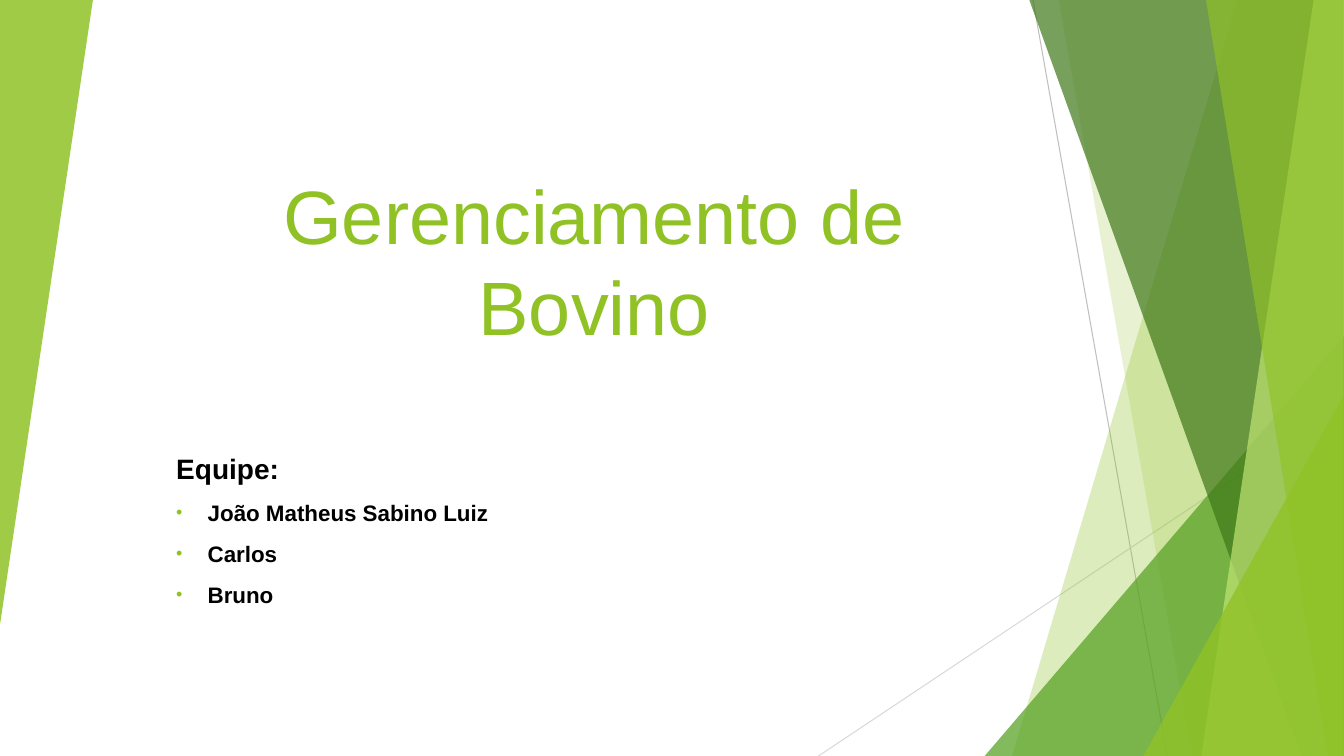
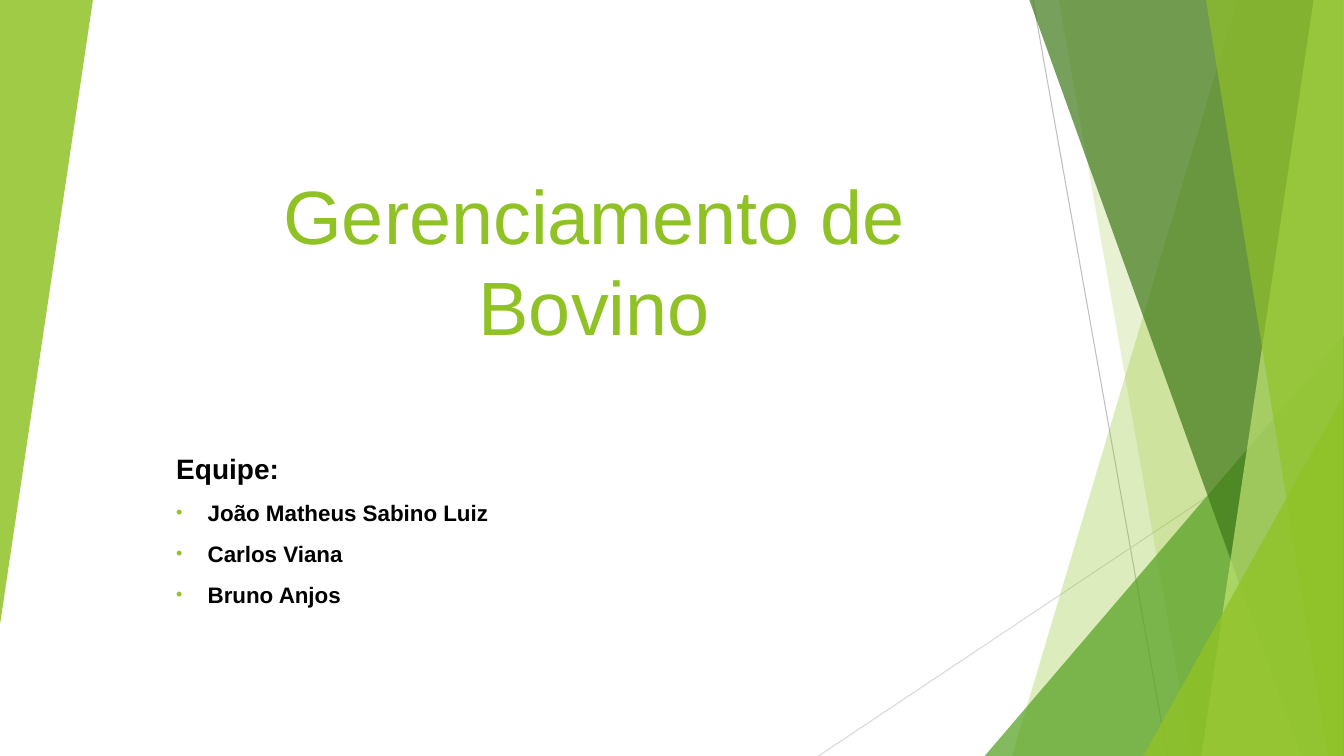
Before and after one commit to chav1985/GerenciamentoBovinos, a slide deck: slide 1 of GerenciamentoBovinos/Documentação/Gerenciamento de Bovino.pptx. Drawn at 1344x756 pixels with LibreOffice and Linux fonts; fonts in the diff are those of the drawing. Boxes give left, top, right and bottom in pixels: in the first picture for what was removed or moved away, otherwise in the second. Text is boxed around its words. In the diff, an @@ line names an element or a change of style, - is before the commit and + after.

```diff
--- a/GerenciamentoBovinos/Documentação/Gerenciamento de Bovino.pptx
+++ b/GerenciamentoBovinos/Documentação/Gerenciamento de Bovino.pptx
@@ subtitle at bbox=[208, 545, 342, 608]: text changed @@
-• Carlos
-• Bruno
+• Carlos Viana
+• Bruno Anjos
```
Also in this commit, not shown: 5 other slides changed, 1 slide added, 1 slide removed.
